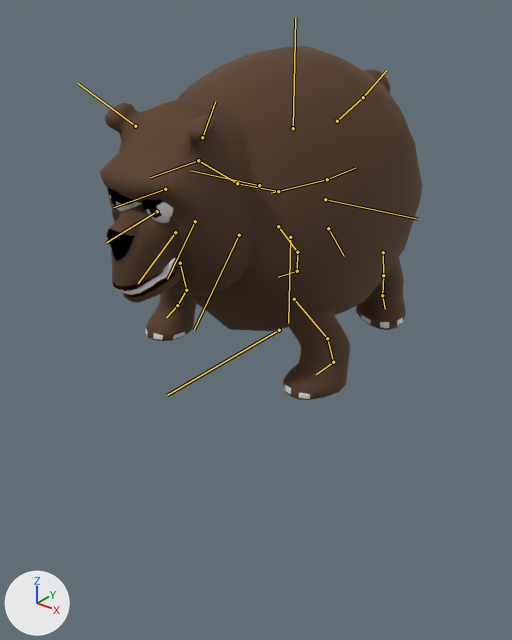
What one commit did to the FBX model FishGame/FishGame/Assets/Models/bear_anim.fbx.
Both versions are drawn from a camera (50 mm lens) standing at (95.5, -128.1, 80.5) and looking at (16.4, -29.3, 19.2). Every picture has the same lights, and +X, +Y and +Z are marked at lower left. The bones that bend it are drawn over the model as lines.

The first picture shows 'body', 'eye'.
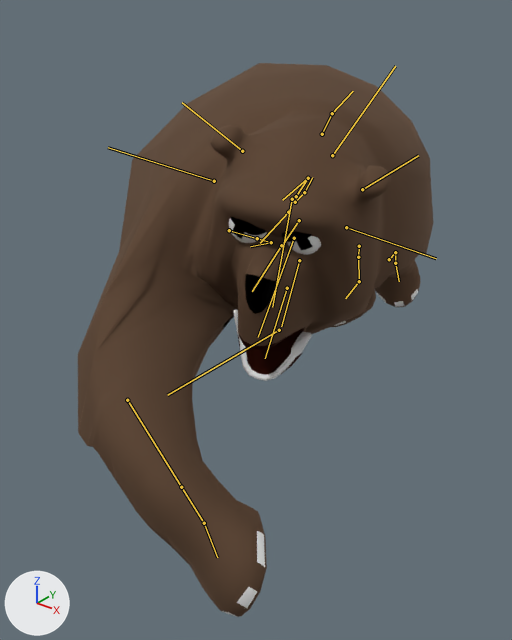
The newer file adds an action. The first version stands in its rest pose; the second is drawn at frame 52 of the action 'atk_water'.

Pixel boxes (x1, y1, x2, y2) of what changed, in the pictures (512 x 640 px):
'body', posed (10% wider, 56% taller): before (100, 46, 422, 400); after (78, 63, 433, 617)
'eye', posed (39% wider, 11% taller): before (108, 188, 174, 223); after (229, 216, 321, 255)
bone 'hips', root to tip: before (327, 179) to (271, 193); after (304, 192) to (293, 203)
bone 'spine', root to tip: before (278, 191) to (237, 183); after (295, 202) to (296, 196)
bone 'spine_01', root to tip: before (237, 183) to (198, 160); after (296, 196) to (308, 178)
bone 'forehead', root to tip: before (198, 160) to (150, 177); after (308, 178) to (282, 200)
bone 'jaw', root to tip: before (195, 221) to (167, 279); after (299, 260) to (281, 326)
bone 'eye', root to tip: before (165, 189) to (113, 207); after (288, 212) to (260, 243)
bone 'jaw_top', root to tip: before (157, 211) to (106, 242); after (281, 245) to (252, 291)
bone 'jaw_bot', root to tip: before (175, 232) to (138, 283); after (287, 288) to (265, 358)
bone 'ear_L', root to tip: before (202, 137) to (215, 101); after (362, 189) to (418, 155)
bone 'ear_R', root to tip: before (135, 126) to (77, 83); after (242, 151) to (182, 102)
bone 'side_hips_L', root to tip: before (325, 199) to (418, 219); after (346, 227) to (436, 258)
bone 'side_hips_R', root to tip: before (259, 185) to (190, 170); after (214, 181) to (108, 147)
bone 'tail', root to tip: before (363, 97) to (386, 70); after (332, 113) to (353, 91)
bone 'back', root to tip: before (293, 128) to (295, 18); after (332, 155) to (395, 66)
bone 'belly', root to tip: before (290, 237) to (288, 323); after (292, 199) to (272, 307)
bone 'front_belly', root to tip: before (239, 235) to (194, 330); after (294, 238) to (258, 337)
bone 'lower_butt', root to tip: before (327, 179) to (355, 168); after (304, 192) to (312, 177)
bone 'back_belly', root to tip: before (328, 228) to (344, 256); after (299, 220) to (284, 242)
bone 'leg_bk_L', root to tip: before (383, 252) to (383, 275); after (389, 259) to (395, 252)
bone 'leg_bk_L.001', root to tip: before (383, 275) to (382, 295); after (395, 252) to (395, 263)
bone 'ankle_bk_L', root to tip: before (382, 295) to (385, 309); after (395, 263) to (399, 281)
bone 'leg_bk_R', root to tip: before (278, 226) to (297, 252); after (229, 230) to (257, 238)
bone 'leg_bk_R.001', root to tip: before (297, 252) to (297, 271); after (257, 238) to (271, 242)
bone 'ankle_bk_R', root to tip: before (297, 271) to (278, 277); after (271, 242) to (250, 246)
bone 'leg_fr_L', root to tip: before (294, 299) to (327, 338); after (359, 246) to (358, 257)
bone 'leg_fr_L.001', root to tip: before (327, 338) to (333, 362); after (358, 257) to (359, 281)
bone 'ankle_fr_L', root to tip: before (333, 362) to (316, 374); after (359, 281) to (345, 298)
bone 'leg_fr_R', root to tip: before (180, 263) to (186, 290); after (127, 400) to (181, 487)
bone 'leg_fr_R.001', root to tip: before (186, 290) to (177, 305); after (181, 487) to (204, 523)
bone 'ankle_fr_R', root to tip: before (177, 305) to (166, 317); after (204, 523) to (217, 557)

The edits, one by one:
Bone 'hips' (bone_hips) moves from (0.0, 0.0, 0.0) to (0.0, 9.6, 1.9).
Bone 'hips' (bone_hips) turns from (0, 0, 0) to (-7, -11, -27) degrees about its own x, y and z.
Bone 'spine' (bone_spine) turns from (0, 0, 0) to (3, -6, -5) degrees about its own x, y and z.
Bone 'spine_01' (bone_spine_01) turns from (0, 0, 0) to (1, -1, -3) degrees about its own x, y and z.
Bone 'forehead' (bone_forehead) turns from (0, 0, 0) to (5, 19, 14) degrees about its own x, y and z.
Bone 'jaw' (bone_jaw) moves from (0.0, 0.0, 0.0) to (-0.5, 0.9, 4.8).
Bone 'jaw' (bone_jaw) turns from (0, 0, 0) to (1, 1, -1) degrees about its own x, y and z.
Bone 'eye' (bone_eye) turns from (0, 0, 0) to (4, 0, 0) degrees about its own x, y and z.
Bone 'jaw_top' (bone_jaw_top) moves from (0.0, 0.0, 0.0) to (0.1, 0.2, 1.2).
Bone 'jaw_top' (bone_jaw_top) turns from (0, 0, 0) to (4, -2, 0) degrees about its own x, y and z.
Bone 'jaw_bot' (bone_jaw_bot) moves from (0.0, 0.0, 0.0) to (0.5, 3.2, 3.8).
Bone 'jaw_bot' (bone_jaw_bot) turns from (0, 0, 0) to (31, -8, 1) degrees about its own x, y and z.
Bone 'ear_L' (bone_ear_l) moves from (0.0, 0.0, 0.0) to (1.9, -0.4, 5.6).
Bone 'ear_R' (bone_ear_r) moves from (0.0, 0.0, 0.0) to (-3.4, -1.6, 1.5).
Bone 'side_hips_L' (bone_side_hips_l) moves from (0.0, 0.0, 0.0) to (5.8, 2.5, 3.0).
Bone 'side_hips_L' (bone_side_hips_l) turns from (0, 0, 0) to (5, -3, -15) degrees about its own x, y and z.
Bone 'side_hips_R' (bone_side_hips_r) moves from (0.0, 0.0, 0.0) to (7.7, 8.0, -0.9).
Bone 'side_hips_R' (bone_side_hips_r) turns from (0, 0, 0) to (-5, 6, -26) degrees about its own x, y and z.
Bone 'tail' (bone_tail) turns from (0, 0, 0) to (4, -5, -14) degrees about its own x, y and z.
Bone 'back' (bone_back) moves from (0.0, 0.0, 0.0) to (-4.3, -3.7, 8.9).
Bone 'back' (bone_back) turns from (0, 0, 0) to (0, 5, 20) degrees about its own x, y and z.
Bone 'belly' (bone_belly) moves from (0.0, 0.0, 0.0) to (13.2, -14.5, -0.1).
Bone 'belly' (bone_belly) turns from (0, 0, 0) to (5, 1, -4) degrees about its own x, y and z.
Bone 'front_belly' (bone_front_belly) moves from (0.0, 0.0, 0.0) to (-4.7, -5.3, 2.4).
Bone 'front_belly' (bone_front_belly) turns from (0, 0, 0) to (-1, -2, 0) degrees about its own x, y and z.
Bone 'lower_butt' (bone_lower_butt) turns from (0, 0, 0) to (6, 0, 0) degrees about its own x, y and z.
Bone 'back_belly' (bone_back_belly) moves from (0.0, 0.0, 0.0) to (0.3, -3.0, 4.2).
Bone 'back_belly' (bone_back_belly) turns from (0, 0, 0) to (1, 8, 13) degrees about its own x, y and z.
Bone 'leg_bk_L' (bone_leg_bk_l) moves from (0.0, 0.0, 0.0) to (-2.0, -6.6, -7.2).
Bone 'leg_bk_L' (bone_leg_bk_l) turns from (0, 0, 0) to (-48, -6, -31) degrees about its own x, y and z.
Bone 'leg_bk_L.001' (bone_leg_bk_l_001) turns from (0, 0, 0) to (0, 0, 2) degrees about its own x, y and z.
Bone 'ankle_bk_L' (bone_ankle_bk_l) turns from (0, 0, 0) to (18, 5, 8) degrees about its own x, y and z.
Bone 'leg_bk_R' (bone_leg_bk_r) moves from (0.0, 0.0, 0.0) to (-0.9, -1.1, 0.0).
Bone 'leg_bk_R' (bone_leg_bk_r) turns from (0, 0, 0) to (-1, -5, 43) degrees about its own x, y and z.
Bone 'leg_bk_R.001' (bone_leg_bk_r_001) turns from (0, 0, 0) to (-6, 2, 36) degrees about its own x, y and z.
Bone 'ankle_bk_R' (bone_ankle_bk_r) turns from (0, 0, 0) to (71, 29, 4) degrees about its own x, y and z.
Bone 'leg_fr_L' (bone_leg_fr_l) moves from (0.0, 0.0, 0.0) to (10.5, -9.7, -4.2).
Bone 'leg_fr_L' (bone_leg_fr_l) turns from (0, 0, 0) to (8, 11, -35) degrees about its own x, y and z.
Bone 'leg_fr_L.001' (bone_leg_fr_l_001) turns from (0, 0, 0) to (-7, 2, 31) degrees about its own x, y and z.
Bone 'ankle_fr_L' (bone_ankle_fr_l) turns from (0, 0, 0) to (-30, 36, -24) degrees about its own x, y and z.
Bone 'leg_fr_R' (bone_leg_fr_r) moves from (0.0, 0.0, 0.0) to (47.0, -30.6, 4.9).
Bone 'leg_fr_R' (bone_leg_fr_r) turns from (0, 0, 0) to (70, 14, -56) degrees about its own x, y and z.
Bone 'leg_fr_R.001' (bone_leg_fr_r_001) turns from (0, 0, 0) to (8, -3, 40) degrees about its own x, y and z.
Bone 'ankle_fr_R' (bone_ankle_fr_r) turns from (0, 0, 0) to (-25, 2, -28) degrees about its own x, y and z.
